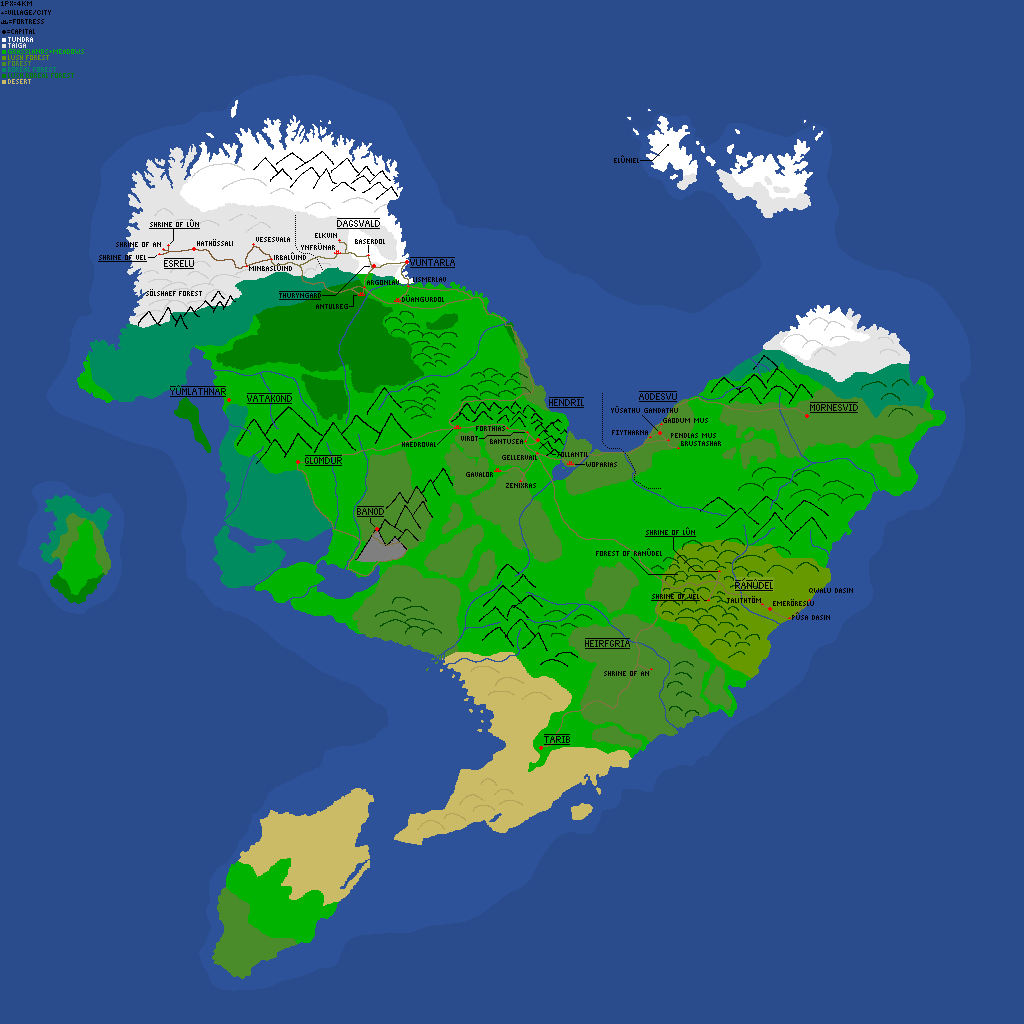
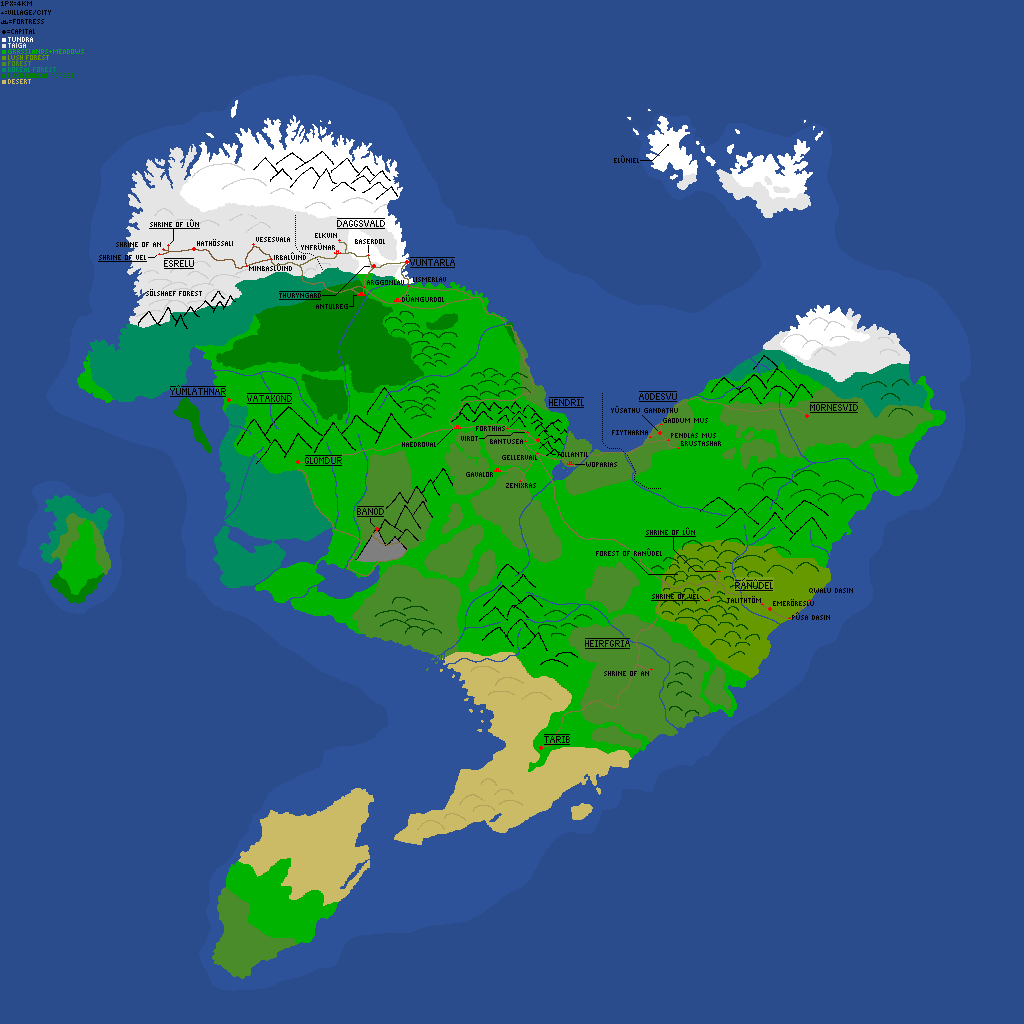
Layers edited between the first and the second (1024, 1024) image:
painted on "names" over box(354, 218, 404, 285)
